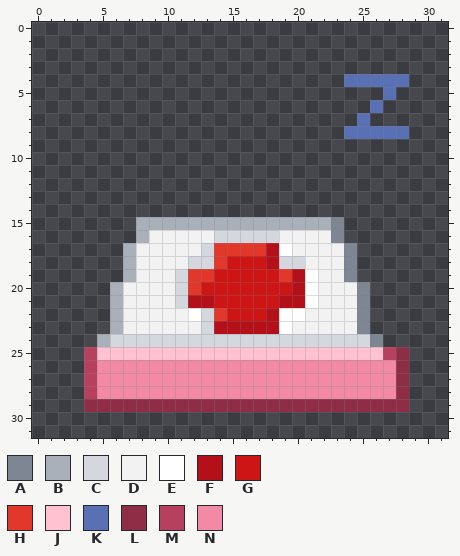
Edited in one commit: pixel-art file (src/media/photos/sprites/stickers/sleepy_cap.aseprite). This is how it looked before the edit.
32x32 pixels, 1 frame. The old version is drawn lined up with the new one.
Palette (. is transparent): A #7d8692  B #a9b0ba  C #d4d8de  D #f2f2f2  E #ffffff  F #b3101a  G #cd1515  H #e2372b  J #ffc2d1  K #5a70b5  L #8f2c46  M #b8405f  N #f28aa5
Pixels before, first column x 4:
 4 ....................KKKKK
 5 .......................K.
 6 ......................K..
 7 .....................K...
 8 ....................KKKKK
 9 .........................
10 .........................
11 .........................
12 .........................
13 .........................
14 .........................
15 ....BBBBBBBBBBBBBBBA.....
16 ....BDDDDDCCCCCDDDDA.....
17 ...BDDDDDCHHHHFEDDDDA....
18 ...BDDDDCCHGGGFCCDDDA....
19 ...BDDDCHHGGGGGHFEDDA....
20 ..BDDDDCHGGGGGGGFEDDDA...
21 ..BDDDDCFFGGGGGFFEDDDA...
22 ..BDDDDDECHGGGFEEDDDDA...
23 ..BDDDDDDCFFFFFEDDDDDA...
24 .BCCCCCCCCCCCCCCCCCCCCA..
25 MJJJJJJJJJJJJJJJJJJJJJJML
26 MNNNNNNNNNNNNNNNNNNNNNNNL
27 MNNNNNNNNNNNNNNNNNNNNNNNL
28 MNNNNNNNNNNNNNNNNNNNNNNNL
29 LLLLLLLLLLLLLLLLLLLLLLLLL
Once edited:
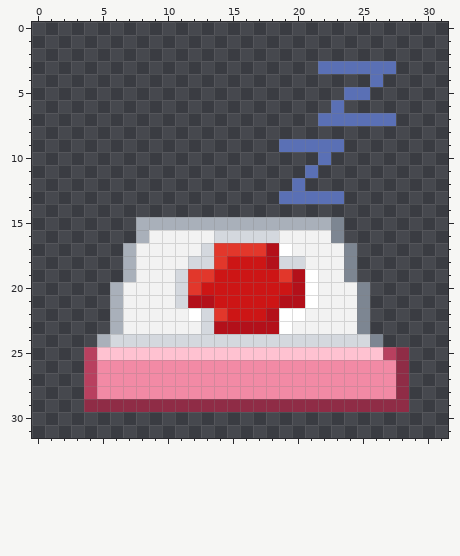
What changed:
whole drawing moved by +0,+3 (the old picture is shown already moved)
Changed rows in their new state; - is an unchanged pixel.
first column x 19:
 3 ---KKKKKK-
 4 -----..-..
 5 -----KK-.-
 6 ----K--.--
 7 ---KKK-KK-
 8 -----.....
 9 KKKKK-----
10 ---K------
11 --K-------
12 -K--------
13 KKKKK-----
Where, in picture pixels (left, top, right, bottom), the same in both pictures:
changed: (279, 61, 409, 204)
